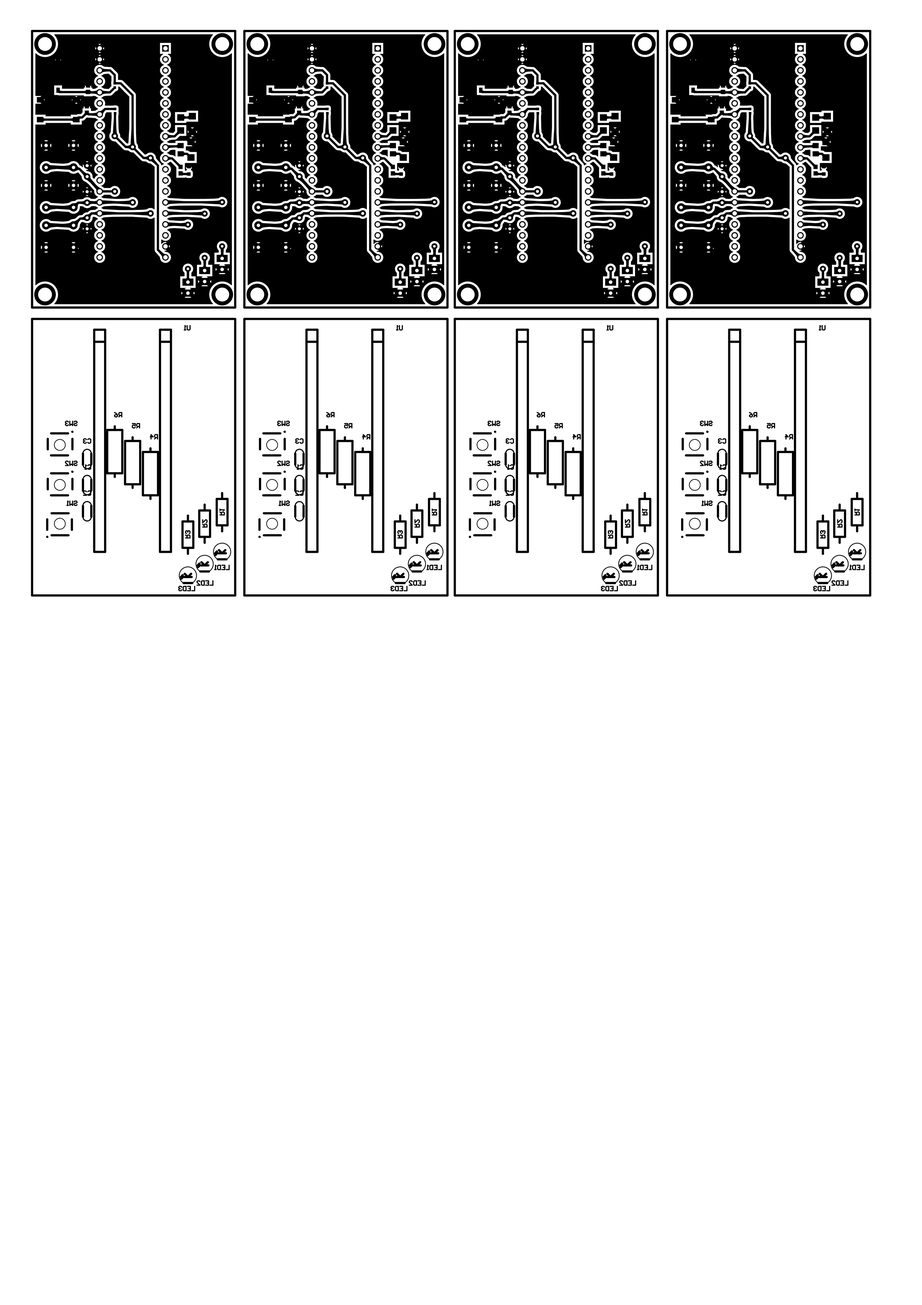
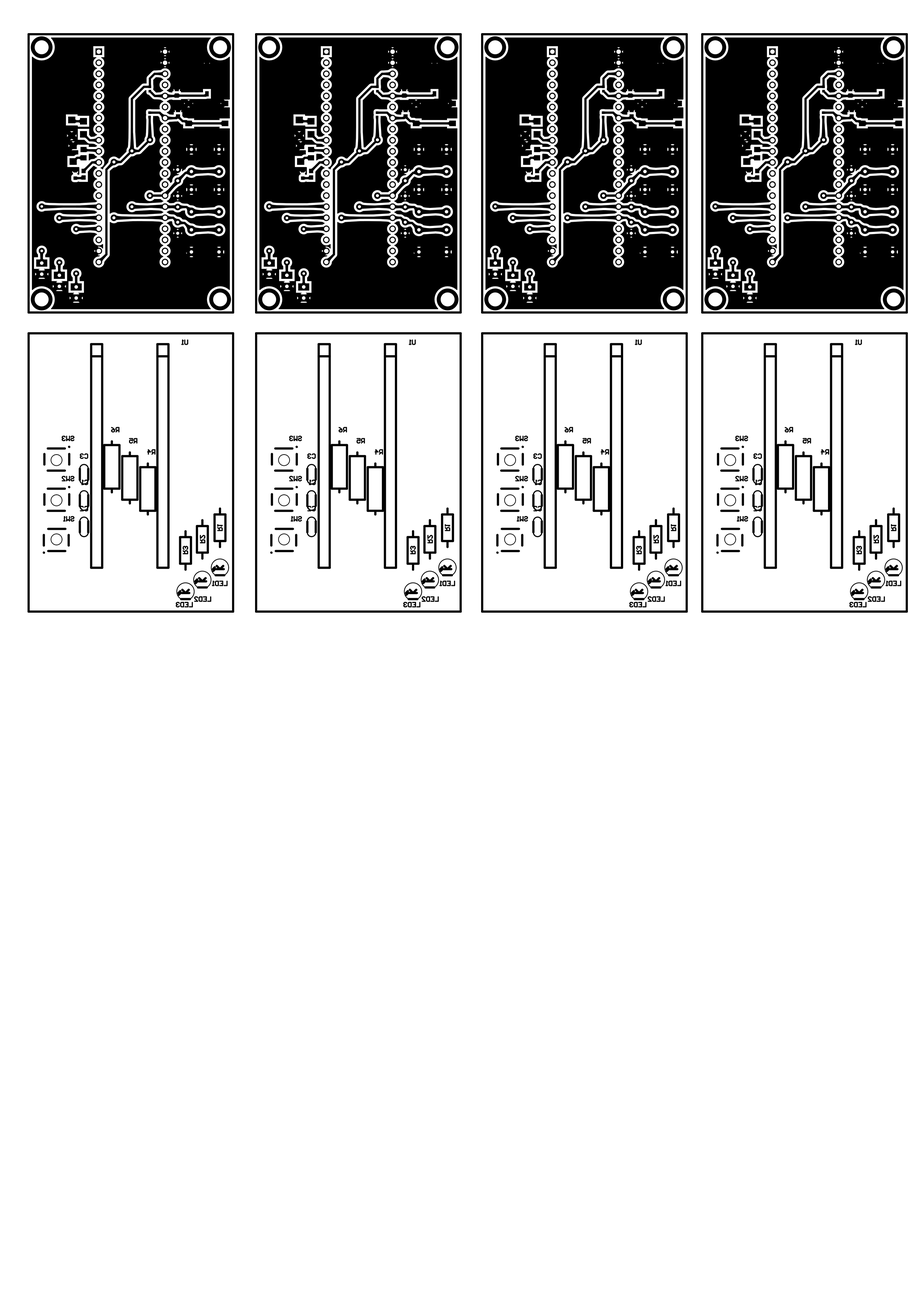
Before/after of a w=922, h=1305 layered artwork. What changed in the layer stack:
added layer "Layer 8" above "Layer 7" over bbox(701, 332, 909, 613)
moved "Layer 7" above "Layer 6", painted on it over bbox(453, 317, 689, 613)
added layer "Layer 6" above "Layer 5" over bbox(255, 332, 462, 613)
renamed "Layer 8" to "Layer 5", painted on it over bbox(27, 317, 872, 613)
renamed "Layer 6" to "Layer 4", painted on it over bbox(243, 33, 909, 597)
renamed "Layer 5" to "Layer 3", painted on it over bbox(30, 33, 689, 597)
renamed "Layer 4" to "Layer 2", painted on it over bbox(255, 29, 872, 314)
renamed "Layer 3" to "Layer 1", painted on it over bbox(27, 29, 660, 314)
removed layer "Layer 2" over bbox(243, 29, 449, 309)
removed layer "Layer 1" over bbox(30, 29, 237, 309)
